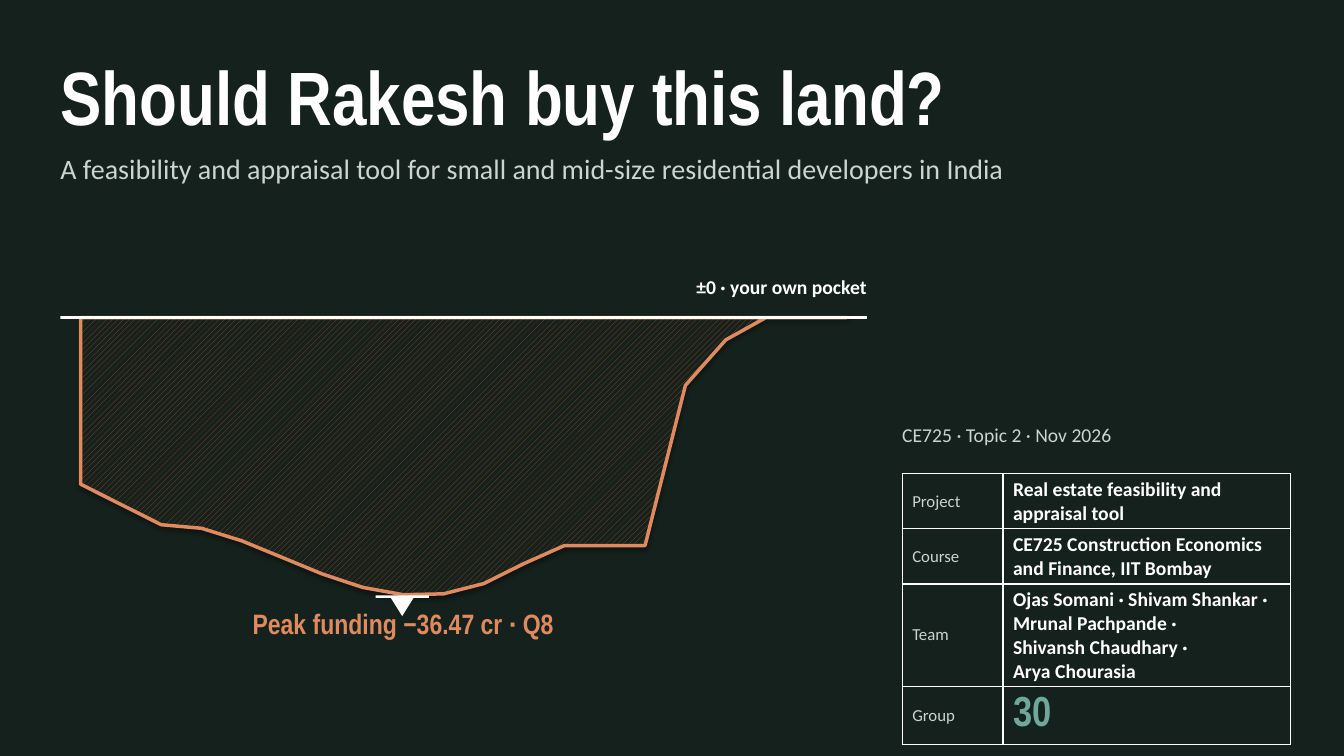
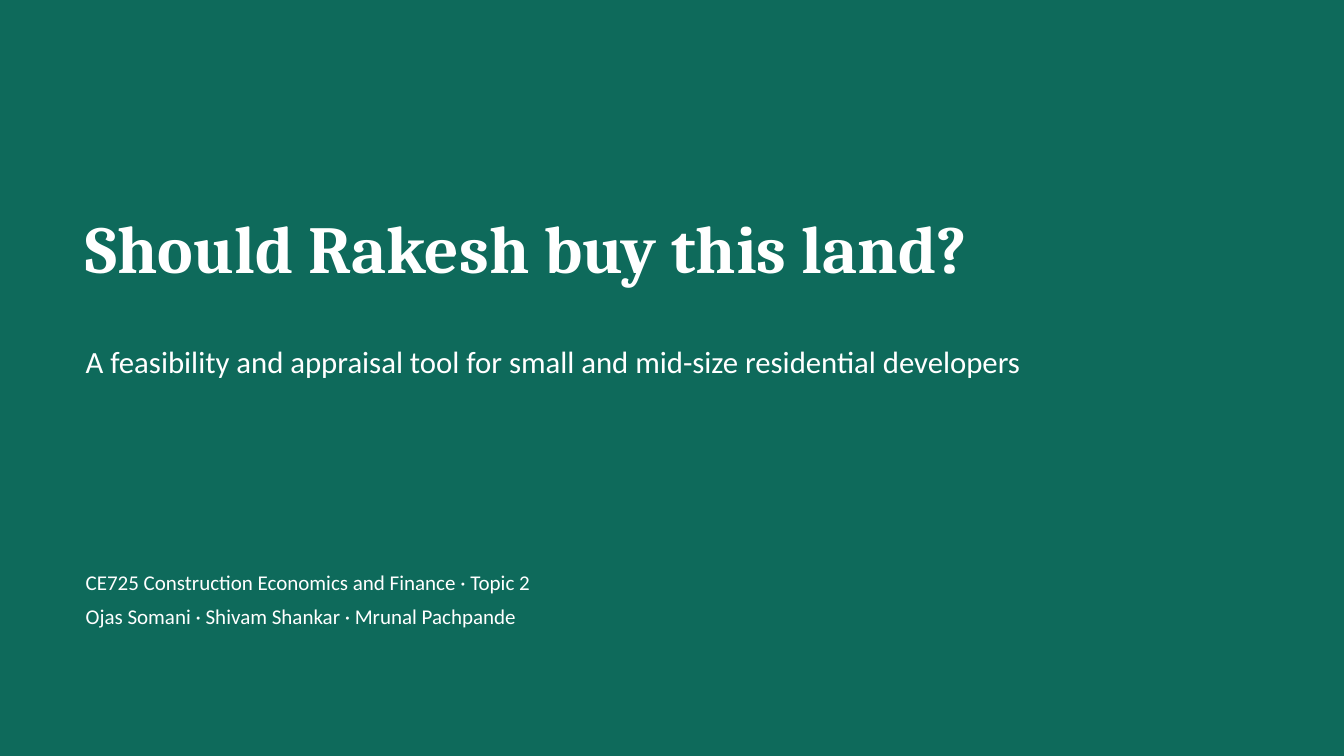
Before and after one commit to Shivanshyyy/CE725_Group30, a slide deck: slide 1 of docs/Presentation.pptx. Drawn at 1344x756 pixels with LibreOffice and Linux fonts; fonts in the diff are those of the drawing. Boxes give left, top, right and bottom in pixels: in the first picture for what was removed or moved away, otherwise in the second. Text is boxed around its words. In the diff, an @@ line names an element or a change of style, - is before the commit and + after.

```diff
--- a/docs/Presentation.pptx
+++ b/docs/Presentation.pptx
@@ background #14211D to #0E6A5B @@
@@ text "Should Rakesh buy this land?": place and size @@
-text "Should Rakesh buy this land?" at bbox=[60, 70, 945, 140]
+text "Should Rakesh buy this land?" at bbox=[86, 226, 967, 288]
@@ text "Should Rakesh buy this land?" at bbox=[86, 226, 967, 288]: size 54 to 48 pt, font Arial Narrow to Cambria @@
@@ text removed at bbox=[696, 280, 867, 297] @@
-±0 · your own pocket
@@ rectangle removed at bbox=[60, 317, 867, 320] @@
@@ freeform shape removed at bbox=[81, 318, 847, 595] @@
@@ text at bbox=[86, 351, 1020, 378]: text changed; size 20 to 22 pt; text colour #CBD4D0 to #FFFFFF @@
-A feasibility and appraisal tool for small and mid-size residential developers in India
+A feasibility and appraisal tool for small and mid-size residential developers
@@ text removed at bbox=[902, 428, 1112, 445] @@
-CE725 · Topic 2 · Nov 2026
@@ table removed at bbox=[902, 474, 1291, 731], 4 rows, 2 columns @@
-Project | Real estate feasibility and appraisal tool
-Course | CE725 Construction Economics and Finance, IIT Bombay
-Team | Ojas Somani · Shivam Shankar · Mrunal Pachpande · Shivansh Chaudhary · Arya Chourasia
-Group | 30
@@ text added at bbox=[86, 575, 530, 628], 15 pt, text #FFFFFF @@
+CE725 Construction Economics and Finance · Topic 2
+Ojas Somani · Shivam Shankar · Mrunal Pachpande
@@ rectangle removed at bbox=[376, 596, 430, 598] @@
@@ triangle removed at bbox=[390, 597, 414, 616] @@
@@ text removed at bbox=[253, 612, 554, 640] @@
-Peak funding −36.47 cr · Q8
```
Also in this commit, not shown: 9 other slides changed, 3 slides added, 5 slides removed, 26 other files.
